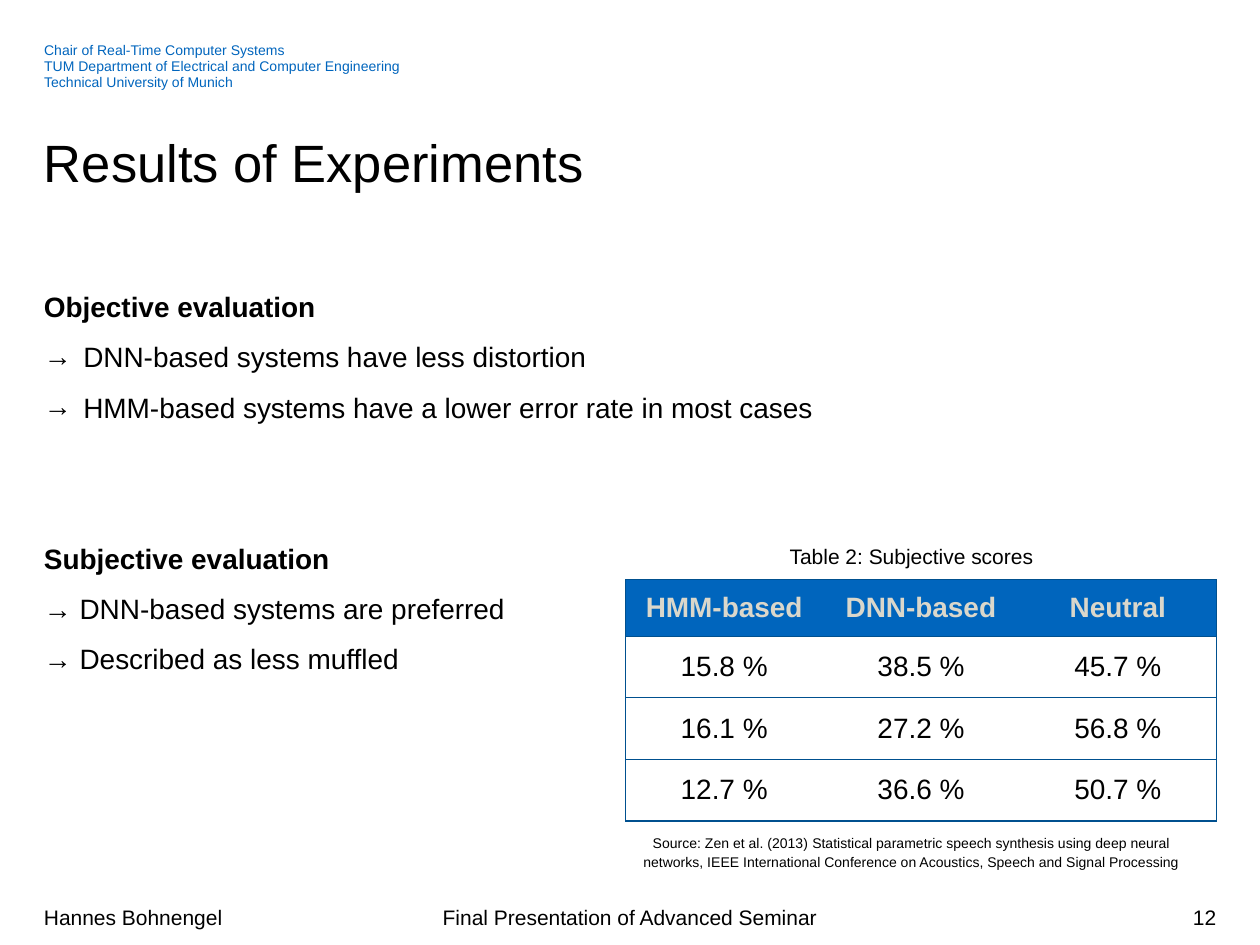
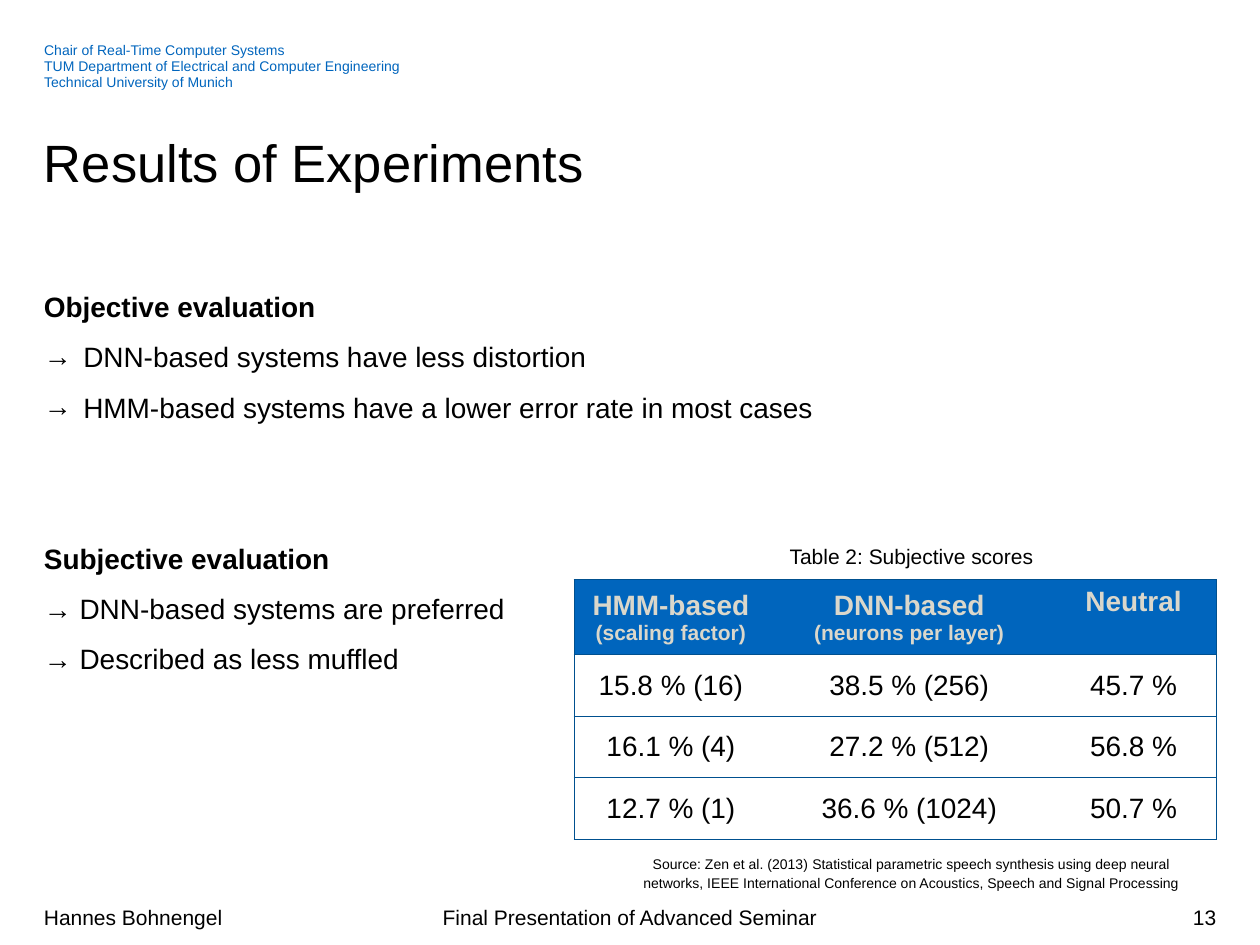
Before and after one commit to hannesb0/deeplearning, a slide deck: slide 13 of pres/Final_Presentation_V02.pptx (slide 12 before the commit). Drawn at 1260x945 pixels with LibreOffice and Linux fonts; fonts in the diff are those of the drawing; background and template pictures are left out. Boxes give left, top, right and bottom in pixels: in the first picture for what was removed or moved away, otherwise in the second. Text is boxed around its words. In the diff, an @@ line names an element or a change of style, - is before the commit and + after.

```diff
--- a/pres/Final_Presentation_V02.pptx
+++ b/pres/Final_Presentation_V02.pptx
@@ table at bbox=[575, 580, 1217, 844] @@
-row 1, column 1: HMM-based
+row 1, column 1: HMM-based / (scaling factor)
-row 1, column 2: DNN-based
+row 1, column 2: DNN-based / (neurons per layer)
-row 2, column 1: 15.8 %
+row 2, column 1: 15.8 % (16)
-row 2, column 2: 38.5 %
+row 2, column 2: 38.5 % (256)
-row 3, column 1: 16.1 %
+row 3, column 1: 16.1 % (4)
-row 3, column 2: 27.2 %
+row 3, column 2: 27.2 % (512)
-row 4, column 1: 12.7 %
+row 4, column 1: 12.7 % (1)
-row 4, column 2: 36.6 %
+row 4, column 2: 36.6 % (1024)
@@ table: place and size @@
-table at bbox=[626, 580, 1216, 820]
+table at bbox=[575, 580, 1217, 844]
@@ text "Source: Zen et al. (2013) ...": place and size @@
-text "Source: Zen et al. (2013) ..." at bbox=[643, 838, 1178, 870]
+text "Source: Zen et al. (2013) ..." at bbox=[643, 859, 1178, 891]
@@ page number at bbox=[1193, 910, 1216, 926]: text changed @@
-12
+13
```
Also in this commit, not shown: 5 other slides changed, 2 slides added, 1 slide removed, 4 other files.
